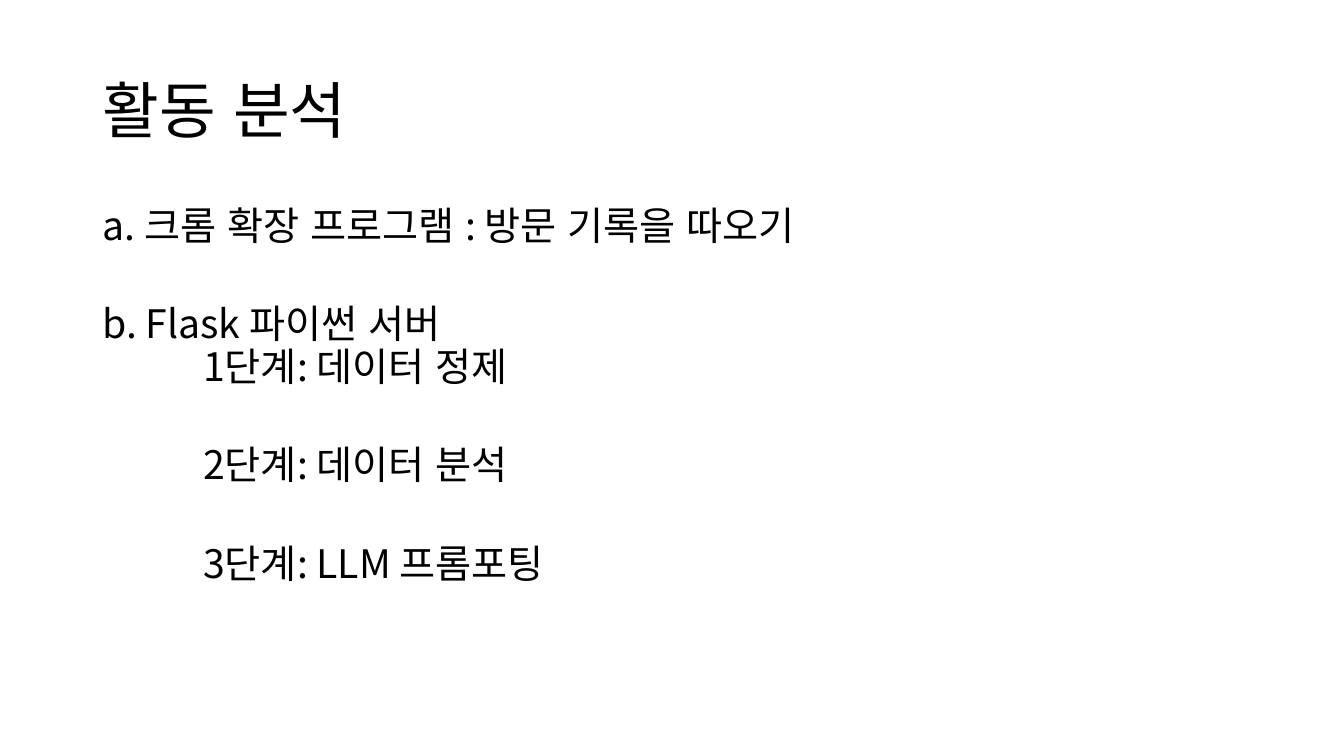
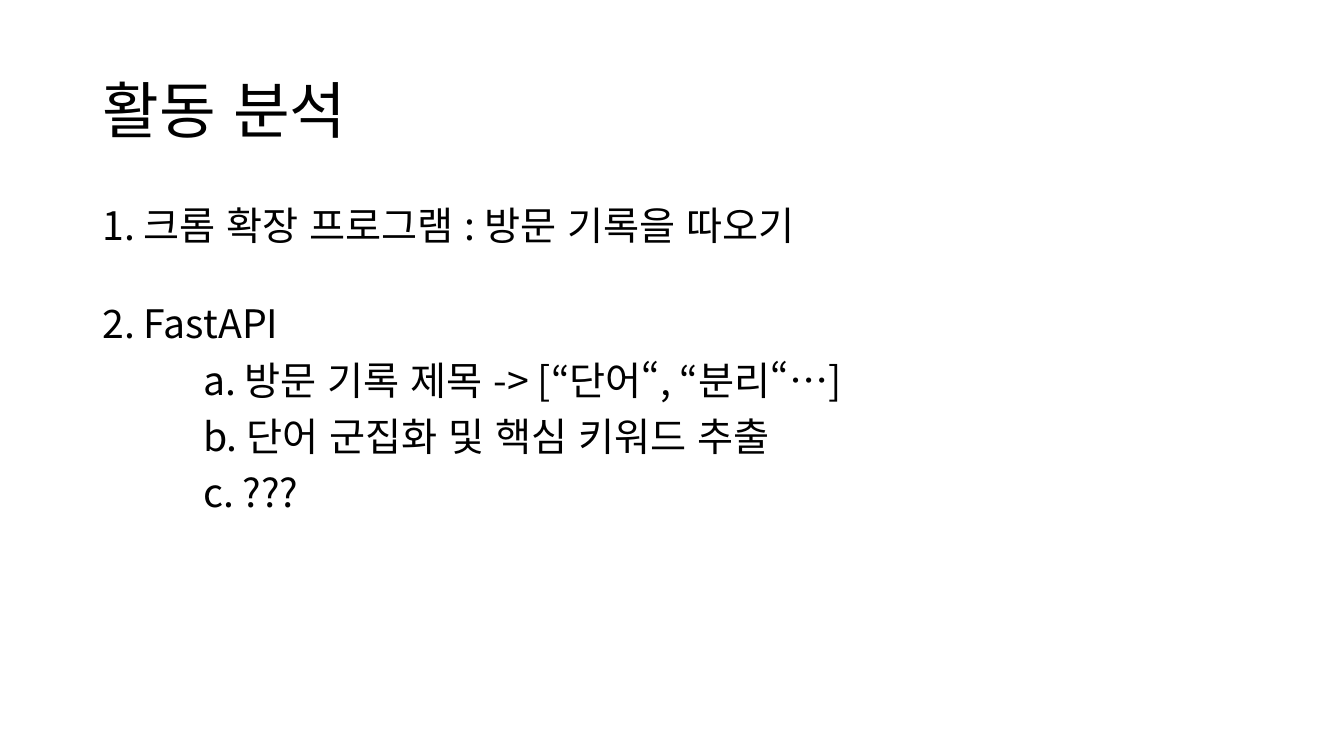
Before and after one commit to HeyHO2154/Id, a slide deck: slide 4 of 시스템 설계도.pptx (slide 3 before the commit). Drawn at 1344x756 pixels with LibreOffice and Linux fonts; fonts in the diff are those of the drawing. Boxes give left, top, right and bottom in pixels: in the first picture for what was removed or moved away, otherwise in the second. Text is boxed around its words. In the diff, an @@ line names an element or a change of style, - is before the commit and + after.

```diff
--- a/시스템 설계도.pptx
+++ b/시스템 설계도.pptx
@@ text at [102,207,842,508]: text changed @@
-a. 크롬 확장 프로그램 : 방문 기록을 따오기
-b. Flask 파이썬 서버
-1단계: 데이터 정제
-2단계: 데이터 분석
-3단계: LLM 프롬포팅
+1. 크롬 확장 프로그램 : 방문 기록을 따오기
+2. FastAPI
+a. 방문 기록 제목 -> [“단어“, “분리“…]
+b. 단어 군집화 및 핵심 키워드 추출
+c. ???
```
Also in this commit, not shown: 2 other slides changed, 1 slide added, 3 slides removed.
